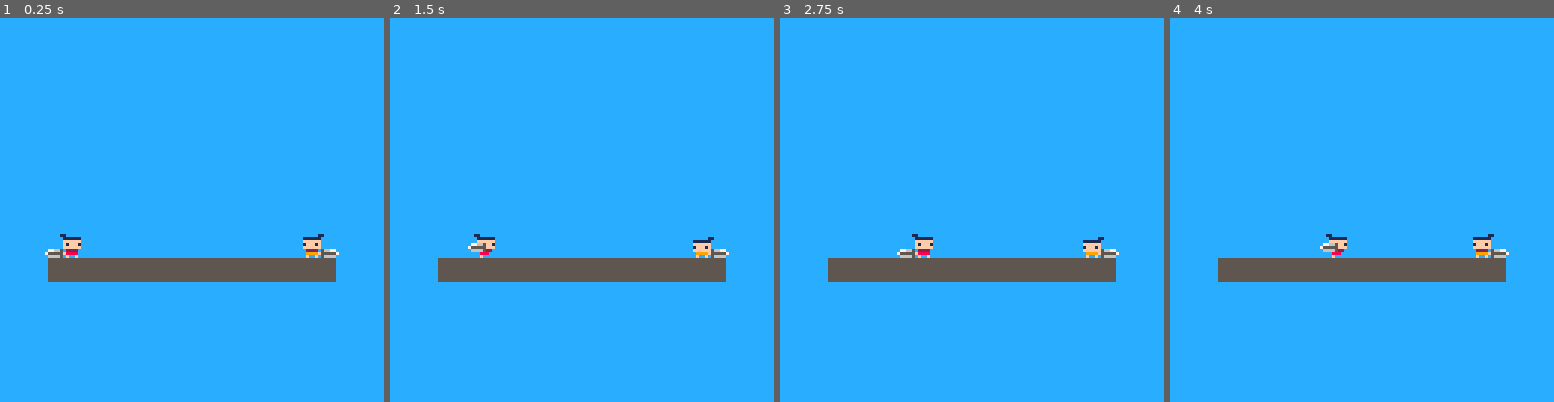
Above: before the commit, frames 1-4 (left to right).
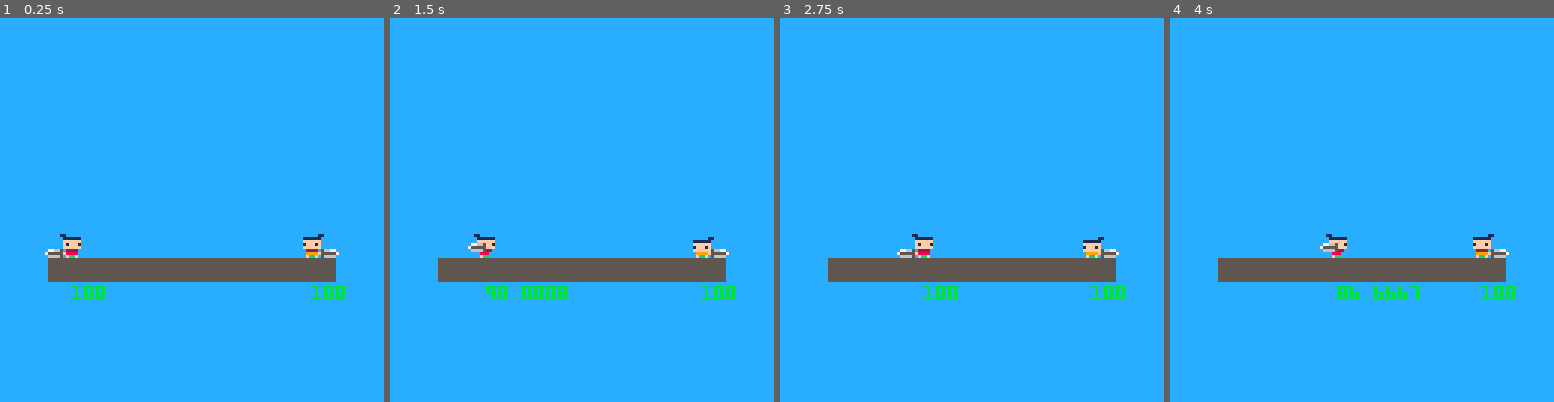
Above: after the commit, the same moments.

Repository: Wagomu056/chanbara
Game: PICO-8 cartridge chanbara.p8
The game is run twice, just before and just after one commit, with the same random seed, the same clock (stepped at 60 frames per second) and the same inputs.
Inputs:
- Up to frame 1 (0.25 s): no input
- Up to frame 2 (1.5 s): tap O (Z key) at 0.33, 0.7, 1.43 s; tap X (X key) at 1.07 s
- Up to frame 3 (2.75 s): tap X (X key) at 2.07, 2.4, 2.73 s; tap O (Z key) at 2.22 s
- Up to frame 4 (4 s): tap X (X key) at 3.07, 3.4, 3.73 s; tap O (Z key) at 3.1, 3.98 s

The runs differ from the first frame. In frame 1, 0.4% of the frame differs, in the area x 18-90%, y 61-74%; in frame 2, 0.6%, in the area x 25-90%, y 61-74%; in frame 3, 0.4%; in frame 4, 0.6%.

Commit message:
スタミナ追加

Diff:
--- a/chanbara.p8
+++ b/chanbara.p8
@@ -437,9 +437,9 @@
 		self.time_keeper:update()
 		local delta_time = self.time_keeper.delta_time
 
-		self:update_pre_animation()
+		self:update_pre_animation(delta_time)
 		self:update_animation(delta_time)
-		self:update_aft_animation()
+		self:update_aft_animation(delta_time)
 	end
 
 	obj.draw = function(self, pal_c0, pal_c1)
@@ -497,6 +497,86 @@
 			,1
 			,1
 			,is_mirror)
+	end
+
+	return obj
+end
+
+act.stamina = {}
+act.stamina.new = function()
+	local obj = {}
+
+	-- paramter
+	obj.param_down = 50 / 1 -- value/sec
+	obj.param_up = 100 / 1
+	obj.param_stay_time = 0.3
+
+	-- variables
+	obj.value = 100
+	obj.is_reduce = false
+	obj.pre_is_reduce = false
+	obj.state = "none"
+	obj.current_state_time = 0.0
+
+	obj.set_is_reduce = function(self, is_reduce)
+		self.is_reduce = is_reduce
+	end
+
+	obj.update = function(self, delta_time)
+		local just_reduce = false
+		if self.pre_is_reduce != self.is_reduce then
+			if self.is_reduce then
+				just_reduce = true
+			end
+			self.pre_is_reduce = self.is_reduce
+		end
+
+		local pre_state = self.state
+		self:update_state(delta_time)
+
+		if pre_state != self.state then
+			self.current_state_time = 0
+		else
+			self.current_state_time += delta_time
+		end
+
+		self:update_value(delta_time, just_reduce)
+	end
+
+	obj.update_state = function(self, delta_time)
+		if self.is_reduce then
+			self.state = "down"
+			return
+		end
+
+		local st = self.state
+		if st == "down" then
+			self.state = "stay"
+		elseif st == "stay" then
+			if self.current_state_time >= self.param_stay_time then
+				self.state = "up"
+			end
+		elseif st == "up" then
+			if self.value >= 100 then
+				self.state = "none"
+			end
+		end
+	end
+
+	obj.update_value = function(self, delta_time, just_reduce)
+		local st = self.state
+
+		if just_reduce then
+			self.value -= 10
+		end
+
+		if st == "down" then
+			self.value -= self.param_down * delta_time
+			self.value = max(self.value, 0)
+		elseif st == "up" then
+			self.value += self.param_up * delta_time
+			self.value = min(self.value, 100)
+		end
 	end
 
 	return obj
@@ -521,6 +601,7 @@
 	obj.request_pos = math.vec2.new(0, 0)
 	obj.atk_hitbox = hit.data.new(obj)
 	obj.weapon = act.weapon.new()
+	obj.stamina = act.stamina.new()
 	obj.is_req_atk = false
 	obj.insert_action = nil
 	obj.is_damage = false
@@ -568,13 +649,15 @@
 			,self.spr_idx, wpn_dir, is_mirror)
 	end
 
-	obj.update_pre_animation = function(self)
+	obj.update_pre_animation = function(self, delta_time)
 		self:chara_update_pre_animation()
 		self:update_action()
+		self:update_stamina_is_reduce()
 		self:update_anim_state()
-	end
-
-	obj.update_aft_animation = function(self)
+		self.stamina:update(delta_time)
+	end
+
+	obj.update_aft_animation = function(self, delta_time)
 		self:chara_update_aft_animation()
 		self:update_request_pos()
 		self:apply_request_pos()
@@ -605,6 +688,11 @@
 		end
 
 		self.action = "idle"
+	end
+
+	obj.update_stamina_is_reduce = function(self)
+		local is_reduce = (self.action == "guard")
+		self.stamina:set_is_reduce(is_reduce)
 	end
 
 	obj.update_anim_state = function(self)
@@ -670,6 +758,11 @@
 		shake_offset = 0.25
 	end
 
+	obj.dbg_draw_stamina = function(self)
+		local v = self.stamina.value
+		print(v, self.pos.x, self.pos.y + 10)
+	end
+
 	return obj
 end
 
@@ -720,6 +813,7 @@
 
 	obj.dbg_draw_pos = function(self)
 		foreach(self.list, function(obj) obj:dbg_draw_pos() end)
+		foreach(self.list, function(obj) obj:dbg_draw_stamina() end)
 	end
 
 	return obj
@@ -768,7 +862,7 @@
 
 	-- dbg
 	--hit_checker:debug_draw()
-	--player_list:dbg_draw_pos()
+	player_list:dbg_draw_pos()
 	dbg_print:draw()
 end
 
